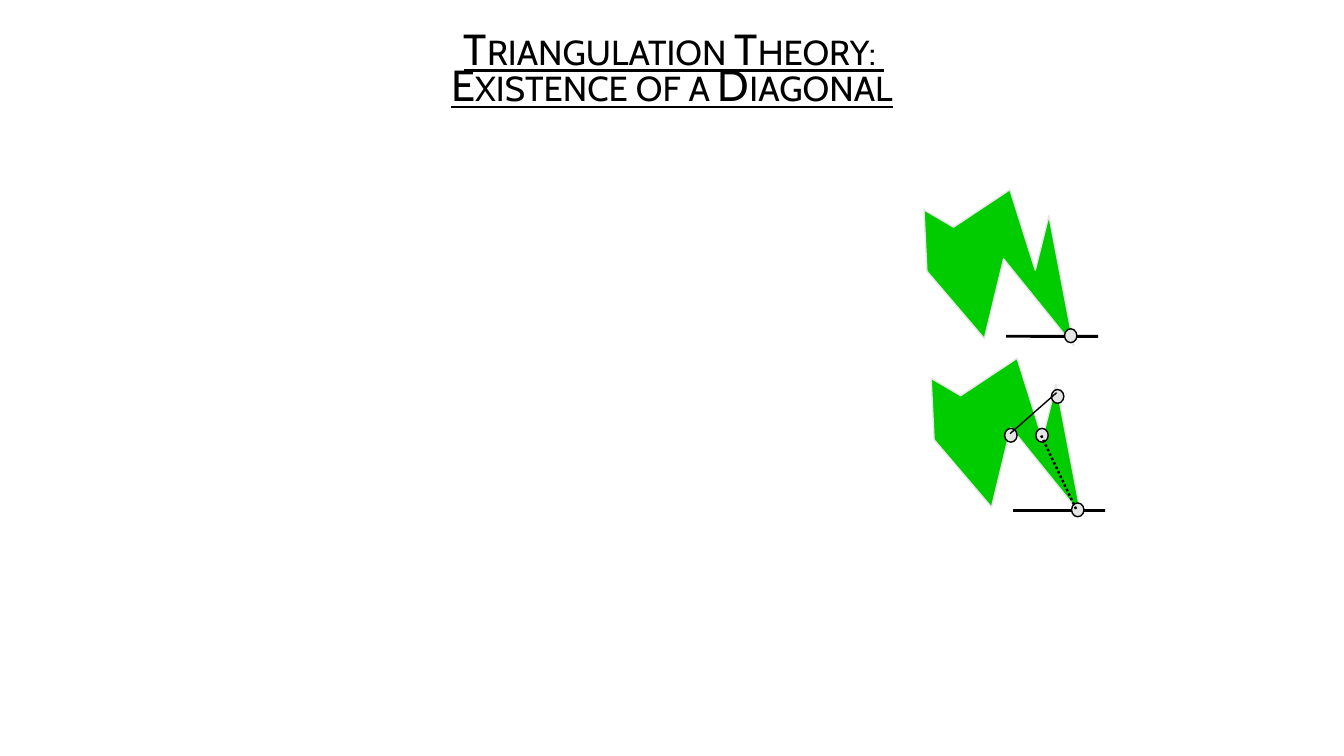
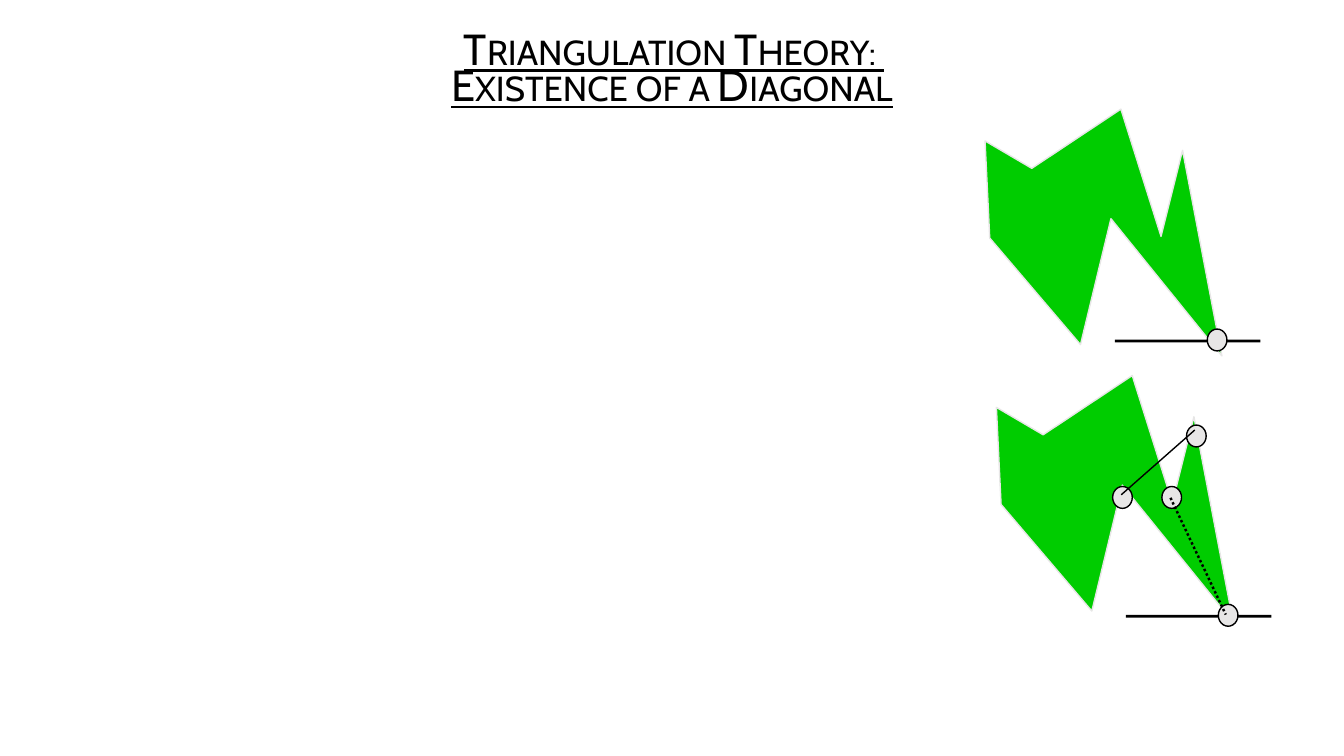
Before and after one commit to USFDataVisualization/Computational-Geometry-Lecture, a slide deck: slide 18 of L06-art_gallery_problem.pptx (slide 19 before the commit). Drawn at 1344x756 pixels with LibreOffice and Linux fonts; fonts in the diff are those of the drawing; grey boxes stand for pictures; background and template pictures are left out. Boxes give left, top, right and bottom in pixels: in the first picture for what was removed or moved away, otherwise in the second. Text is boxed around its words. In the diff, an @@ line names an element or a change of style, - is before the commit and + after.

```diff
--- a/L06-art_gallery_problem.pptx
+++ b/L06-art_gallery_problem.pptx
@@ freeform shape: place and size @@
-freeform shape at <box>925,190,1075,346</box>
+freeform shape at <box>985,109,1222,356</box>
@@ ellipse: place and size @@
-ellipse at <box>1065,329,1077,343</box>
+ellipse at <box>1208,329,1227,351</box>
@@ line moved from (1006, 337) - (1098, 337) to (1115, 341) - (1260, 341) @@
@@ freeform shape: place and size @@
-freeform shape at <box>932,358,1082,514</box>
+freeform shape at <box>997,376,1234,623</box>
@@ line moved from (1057, 393) - (1010, 434) to (1195, 431) - (1121, 495) @@
@@ ellipse: place and size @@
-ellipse at <box>1052,389,1064,403</box>
+ellipse at <box>1187,425,1206,448</box>
@@ ellipse: place and size @@
-ellipse at <box>1005,429,1017,443</box>
+ellipse at <box>1113,487,1132,509</box>
@@ ellipse: place and size @@
-ellipse at <box>1036,429,1049,443</box>
+ellipse at <box>1163,487,1182,509</box>
@@ line moved from (1042, 436) - (1077, 509) to (1171, 498) - (1226, 615) @@
@@ line moved from (1013, 510) - (1105, 510) to (1126, 616) - (1271, 616) @@
@@ ellipse: place and size @@
-ellipse at <box>1072,503,1084,517</box>
+ellipse at <box>1219,605,1238,627</box>
```
Also in this commit, not shown: 5 other slides changed, 1 slide removed, 9 other files.
